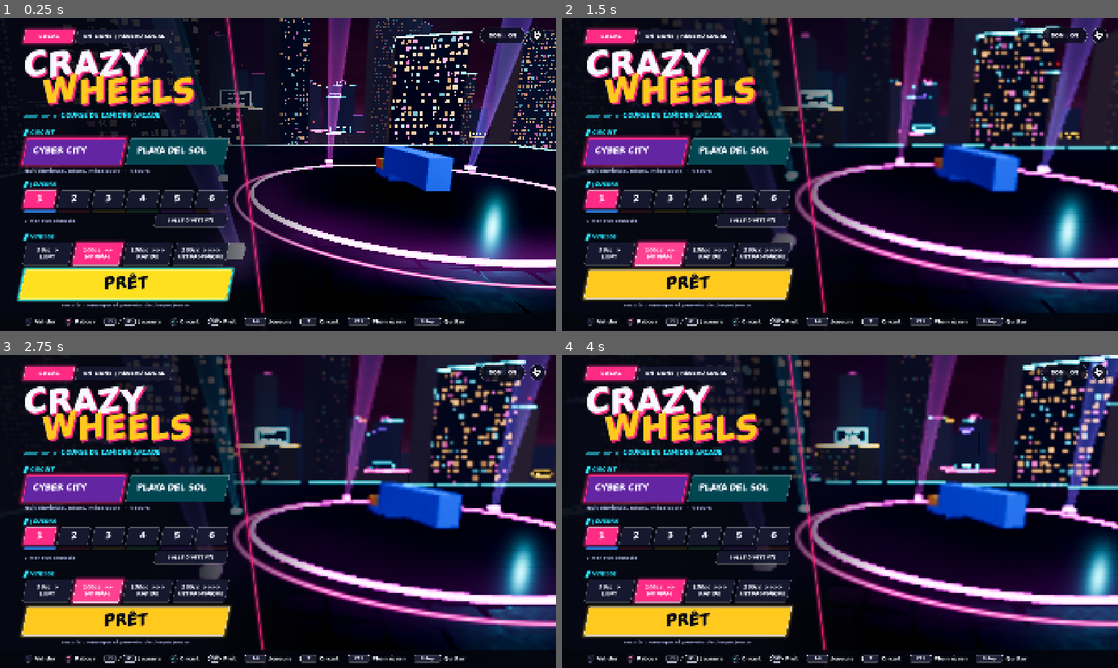
Above: before the commit, frames 1-4 (two rows, left to right).
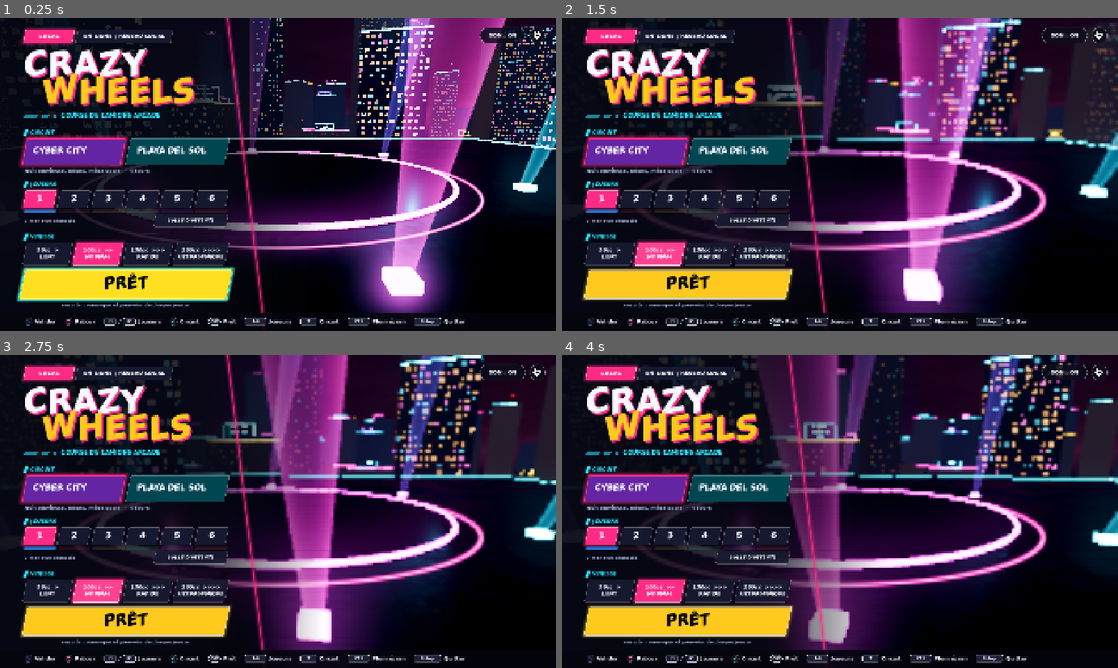
Above: after the commit, the same moments.

Repository: Shoz567/course-camions
Game: Godot game, scene res://ui/main_menu.tscn
Same seed, same stepped clock (60 frames per second), same inputs: the game is played once before the commit and once after it.
Inputs (mouse positions are in pixels of both pictures, inside the frame that each line leads up to):
- Up to frame 1 (0.25 s): no input
- Up to frame 2 (1.5 s): click "1" at 0.5 s; click "100cc >> NORMAL" at 1.25 s
- Up to frame 3 (2.75 s): click "100cc >> NORMAL" at 2 s
- Up to frame 4 (4 s): tap Enter (ui_accept) at 2.75, 3.02, 3.32 s; move the mouse to (962, 495) at 2.77 s; hold D 2.78-3.5 s; tap Space at 2.85 s; click (962, 495) at 2.92 s; drag from (728, 527) to (812, 574) at 3.52 s

The runs differ from the first frame. In frame 1, 37% of the frame differs, in the area x 12-100%, y 0-95%; in frame 2, 39%; in frame 3, 42%, in the area x 13-100%, y 0-95%; in frame 4, 40%.
Error after the commit: Parse Error: Could not resolve class "BodyDamage", because of a parser error. (res://ui/loading_screen.gd:174)

Commit message:
perf: calcule les creux de carrosserie sans figer l'image

Diff:
--- a/game/dev/local_race.gd
+++ b/game/dev/local_race.gd
@@ -241,6 +241,9 @@
 	# modele) : le sas READY ne prepare plus que les remorques changees, sans
 	# figer la course (en ligne, un client fige n'envoie plus ses inputs)
 	_prewarm_bodies()
+	# creux de carrosserie calcules sans figer l'image (pas en headless : les
+	# tests lisent le creux des le retour de dent)
+	BodyDamage.async_dents = DisplayServer.get_name() != "headless"
 	# shaders des explosions, etincelles, fumees compiles avant le depart
 	# (tache 7.6 : la premiere explosion figeait l'image 370 ms a 4 joueurs)
 	_warmup = FxWarmup.start(self, quality)
@@ -519,7 +522,12 @@
 func _prewarm_bodies() -> void:
 	var own := DisplayServer.get_name() != "headless"
 	for p in players:
-		BodyDamage.prewarm(p.truck.get_node_or_null(^"Visual") as Node3D, own)
+		var visual := p.truck.get_node_or_null(^"Visual") as TruckVisual
+		BodyDamage.prewarm(visual, own)
+		if visual != null:
+			# pieces deformables de la tete et de la remorque (recherche d'un creux)
+			BodyDamage.warm_candidates(visual.mark_parent(false))
+			BodyDamage.warm_candidates(visual.mark_parent(true))
 
 
 func all_ready() -> bool:
--- a/game/gameplay/body_damage.gd
+++ b/game/gameplay/body_damage.gd
@@ -78,9 +78,8 @@
 	if root == null or radius <= 0.0 or push.length_squared() < 1e-6:
 		return 0
 	var moved := 0
-	for n in root.find_children("*", "MeshInstance3D", true, false):
-		var mi := n as MeshInstance3D
-		if mi.mesh == null or not mi.is_visible_in_tree() or _skipped(mi, root):
+	for mi: MeshInstance3D in _candidates(root):
+		if mi.mesh == null or not mi.is_visible_in_tree():
 			continue
 		var xf := mi.global_transform
 		var box := (xf * mi.get_aabb()).grow(radius)
@@ -99,6 +98,41 @@
 		moved += _dent_instance(mi, p, inv.basis * push * k, r * (1.0 + FATIGUE_SPREAD * minf(n_prev, 4.0)))
 	return moved
 
+
+## Pieces deformables sous
+oot (ni sautees, ni sans maillage), gardees par
+## carrosserie : chercher parmi la centaine de pieces d'une cabine et
+## comparer leurs noms aux prefixes sautes coutait ~27 ms a chaque creux
+## (2026-10-18, tache 7.6). La liste ne change pas en course (une piece
+## arrachee est cachee, pas retiree) ; une piece liberee en est otee.
+static var _candidate_cache: Dictionary = {}
+
+
+## Prepare la liste des pieces deformables de `root` (chargement).
+static func warm_candidates(root: Node3D) -> void:
+	if root != null:
+		_candidates(root)
+
+
+static func _candidates(root: Node3D) -> Array[MeshInstance3D]:
+	var id := root.get_instance_id()
+	var list: Array[MeshInstance3D] = []
+	if _candidate_cache.has(id):
+		list = _candidate_cache[id]
+		var valid := true
+		for mi in list:
+			if not is_instance_valid(mi):
+				valid = false
+				break
+		if valid:
+			return list
+		list = []
+	for n in root.find_children("*", "MeshInstance3D", true, false):
+		var mi := n as MeshInstance3D
+		if mi.mesh != null and not _skipped(mi, root):
+			list.append(mi)
+	_candidate_cache[id] = list
+	return list
 
 ## Coups deja recus par `mi` a moins de `r` du point local `p` (avant celui-
 ## ci), puis ce coup compte : le plus proche est renforce, sinon un nouveau.
@@ -190,6 +224,7 @@
 static func restore(root: Node3D) -> void:
 	if root == null:
 		return
+	_cancel_flights(root)
 	for n in root.find_children("*", "MeshInstance3D", true, false):
 		var mi := n as MeshInstance3D
 		if mi.has_meta(META_PRISTINE):
@@ -226,6 +261,10 @@
 
 
 static func _dent_instance(mi: MeshInstance3D, p: Vector3, push: Vector3, r: float) -> int:
+	if _flights.has(mi):
+		# un creux de cette piece est en calcul : celui-ci part apres lui
+		(_flights[mi] as DentFlight).pending.append([p, push, r])
+		return 0
 	var surfaces := _own(mi)
 	if surfaces.is_empty():
 		return 0
@@ -304,7 +343,7 @@
 	if total == 0:
 		return 0
 	# lots de taille voisine, cellules voisines ensemble
-	var lots := clampi(total / JOB_VERTICES, 1, maxi(OS.get_processor_count() - 1, 1))
+	var lots := clampi(total / JOB_VERTICES, 1, _max_lots())
 	var lot_surf := PackedInt32Array()
 	var lot_cells: Array[PackedInt32Array] = []
 	var filled := 0
@@ -331,12 +370,34 @@
 	job.squash = squash
 	job.r2 = r2
 	job.far2 = far2
+	if async_dents:
+		var fl := DentFlight.new()
+		fl.mi = mi
+		fl.surfaces = surfaces
+		fl.job = job
+		job.start(job.dent_lot)
+		_flights[mi] = fl
+		_ensure_pump()
+		return total
 	job.run(job.dent_lot)
-	var moved := job.apply(job.verts)
+	var moved := _creux_done(job)
 	if moved == 0:
 		return 0
-	job.split_moved(clampi(moved / JOB_NORMALS, 1, maxi(OS.get_processor_count() - 1, 1)))
 	job.run(job.normal_lot)
+	_normals_done(mi, surfaces, job)
+	return moved
+
+
+## Creux calcule : sommets reportes, normales a recalculer decoupees en lots.
+static func _creux_done(job: DentJob) -> int:
+	var moved := job.apply(job.verts)
+	if moved > 0:
+		job.split_moved(clampi(moved / JOB_NORMALS, 1, _max_lots()))
+	return moved
+
+
+## Normales calculees : la piece prend sa nouvelle forme.
+static func _normals_done(mi: MeshInstance3D, surfaces: Array, job: DentJob) -> void:
 	job.apply(job.nrm)
 	for s in surfaces.size():
 		var arrays: Array = surfaces[s]
@@ -344,7 +405,86 @@
 		if not job.nrm[s].is_empty():
 			arrays[Mesh.ARRAY_NORMAL] = job.nrm[s]
 	_commit(mi, surfaces)
-	return moved
+
+
+# --- creux asynchrones -------------------------------------------------------------
+
+## Vrai en jeu (LocalRace, pas en headless) : un creux ne fige plus l'image.
+## Ses deux passes (forme, normales) tournent sur les coeurs pendant que le
+## jeu continue, et la piece prend sa forme 1 a 3 images plus tard (2026-10-18,
+## tache 7.6 : un choc dur figeait 40 a 90 ms). Meme resultat qu'en
+## synchrone ; deux creux sur la meme piece s'enchainent dans l'ordre. Faux par
+## defaut (tests : le creux est la des le retour de dent).
+static var async_dents: bool = false
+
+
+## Lots d'un creux : tous les coeurs sauf un en synchrone ; la moitie en
+## asynchrone (le jeu dessine pendant ce temps).
+static func _max_lots() -> int:
+	var cores := OS.get_processor_count()
+	return maxi(cores / 2 if async_dents else cores - 1, 1)
+
+
+static var _flights: Dictionary = {}
+static var _pumping: bool = false
+
+
+## Un creux en cours de calcul sur une piece, et ceux qui attendent derriere.
+class DentFlight:
+	var mi: MeshInstance3D
+	var surfaces: Array
+	var job: DentJob
+	var stage: int = 0
+	var pending: Array = []
+
+
+static func _ensure_pump() -> void:
+	if _pumping:
+		return
+	var tree := Engine.get_main_loop() as SceneTree
+	if tree == null:
+		return
+	tree.process_frame.connect(pump)
+	_pumping = true
+
+
+## Fait avancer les creux en vol (a chaque image) : forme calculee -> normales
+## lancees ; normales calculees -> piece posee, creux suivant de la piece.
+static func pump() -> void:
+	for mi: Variant in _flights.keys():
+		var fl := _flights[mi] as DentFlight
+		if not is_instance_valid(fl.mi):
+			fl.job.finish()
+			_flights.erase(mi)
+			continue
+		if not fl.job.done():
+			continue
+		fl.job.finish()
+		if fl.stage == 0:
+			if _creux_done(fl.job) > 0:
+				fl.stage = 1
+				fl.job.start(fl.job.normal_lot)
+				continue
+		else:
+			_normals_done(fl.mi, fl.surfaces, fl.job)
+		_flights.erase(mi)
+		for d: Array in fl.pending:
+			_dent_instance(fl.mi, d[0], d[1], d[2])
+
+
+## Creux encore en calcul (tests).
+static func dents_in_flight() -> int:
+	return _flights.size()
+
+
+## Abandonne les creux en vol sous
+oot (remise a neuf).
+static func _cancel_flights(root: Node) -> void:
+	for mi: Variant in _flights.keys():
+		var fl := _flights[mi] as DentFlight
+		if not is_instance_valid(fl.mi) or root.is_ancestor_of(fl.mi):
+			fl.job.finish()
+			_flights.erase(mi)
 
 
 ## Copie propre de l'instance (subdivisee), tableaux de surfaces en cache.
@@ -447,6 +587,23 @@
 			return
 		var group := WorkerThreadPool.add_group_task(task, out_ids.size(), -1, true, "BodyDamage")
 		WorkerThreadPool.wait_for_group_task_completion(group)
+
+	## Comme run, sans attendre (async_dents) : done() dit si c'est fini,
+	## finish() recupere la tache.
+	var _group: int = -1
+
+	func start(task: Callable) -> void:
+		# toujours sur le pool, meme un seul lot, et sans priorite : le thread
+		# principal et le rendu continuent pendant le calcul
+		_group = WorkerThreadPool.add_group_task(task, out_ids.size(), -1, false, "BodyDamage")
+
+	func done() -> bool:
+		return _group < 0 or WorkerThreadPool.is_group_task_completed(_group)
+
+	func finish() -> void:
+		if _group >= 0:
+			WorkerThreadPool.wait_for_group_task_completion(_group)
+			_group = -1
 
 	func resize_out(count: int) -> void:
 		out_surf.resize(count)
--- /dev/null
+++ b/game/tests/scenes/async_dent_test.gd
@@ -0,0 +1,98 @@
+extends PhysicsTest
+
+## Creux asynchrones (BodyDamage.async_dents, tache 7.6 : un choc dur figeait
+## l'image 40 a 90 ms) :
+##   A. le creux part sans attendre : au retour de dent, la carrosserie n'a
+##      pas encore change, un creux est en vol ;
+##   B. quelques images plus tard, la carrosserie est EXACTEMENT celle d'un
+##      creux synchrone au meme endroit (jumeau) ;
+##   C. deux creux sur la meme piece coup sur coup : enchaines, meme resultat
+##      que les deux en synchrone ;
+##   D. remise a neuf pendant le calcul : le creux est abandonne, la
+##      carrosserie reste neuve.
+
+var _sync: Truck
+var _async: Truck
+var _seen: Dictionary = {}
+const AT := Vector3(1.3, 2.5, -2.0)
+const AT2 := Vector3(1.3, 2.2, -1.2)
+
+
+func _test_setup() -> void:
+	duration_ticks = 120
+	add_floor(2000.0)
+	_sync = TruckTestUtil.spawn_truck(self, Vector3(0.0, 0.0, 0.0))
+	_async = TruckTestUtil.spawn_truck(self, Vector3(200.0, 0.0, 0.0))
+
+
+func _root(t: Truck) -> Node3D:
+	return (t.get_node(^"Visual") as TruckVisual).mark_parent(false)
+
+
+func _dent(t: Truck, at: Vector3) -> void:
+	BodyDamage.dent(_root(t), t.global_transform * at, t.global_basis * Vector3(-0.4, 0.0, 0.0), 1.6)
+
+
+## Empreinte de la carrosserie : somme ponderee des sommets (repere des pieces).
+func _sig(t: Truck) -> float:
+	var s := 0.0
+	for n in _root(t).find_children("*", "MeshInstance3D", true, false):
+		var mi := n as MeshInstance3D
+		if mi.mesh == null:
+			continue
+		for k in mi.mesh.get_surface_count():
+			for v: Vector3 in mi.mesh.surface_get_arrays(k)[Mesh.ARRAY_VERTEX]:
+				s += v.x + 2.0 * v.y + 3.0 * v.z
+	return s
+
+
+func _test_tick(t: int) -> void:
+	match t:
+		5:
+			_seen["pristine"] = _sig(_async)
+			BodyDamage.async_dents = false
+			_dent(_sync, AT)
+			_seen["sync_one"] = _sig(_sync)
+			BodyDamage.async_dents = true
+			_dent(_async, AT)
+			_seen["right_after"] = _sig(_async)
+			_seen["in_flight"] = BodyDamage.dents_in_flight()
+		25:
+			_seen["async_one"] = _sig(_async)
+			_seen["flight_after"] = BodyDamage.dents_in_flight()
+			# C : deux coups de suite
+			BodyDamage.async_dents = false
+			_dent(_sync, AT2)
+			_dent(_sync, AT2)
+			_seen["sync_two"] = _sig(_sync)
+			BodyDamage.async_dents = true
+			_dent(_async, AT2)
+			_dent(_async, AT2)
+		60:
+			_seen["async_two"] = _sig(_async)
+			# D : remise a neuf pendant le calcul
+			BodyDamage.restore(_root(_async))
+			_seen["restored"] = _sig(_async)
+			_dent(_async, AT)
+			BodyDamage.restore(_root(_async))
+		90:
+			_seen["after_cancel"] = _sig(_async)
+			_seen["flight_end"] = BodyDamage.dents_in_flight()
+
+
+func _test_finish() -> void:
+	BodyDamage.async_dents = false
+	var pristine := float(_seen.get("pristine", 0.0))
+	check("le creux part sans attendre : rien de change au retour, un creux en vol",
+		is_equal_approx(float(_seen.get("right_after", 1.0)), pristine) and int(_seen.get("in_flight", 0)) >= 1,
+		"%d en vol" % int(_seen.get("in_flight", 0)))
+	check("quelques images plus tard : meme carrosserie qu'en synchrone",
+		absf(float(_seen.get("async_one", 0.0)) - float(_seen.get("sync_one", 1.0))) < 1e-3
+		and not is_equal_approx(float(_seen.get("sync_one", 0.0)), pristine) and int(_seen.get("flight_after", 1)) == 0,
+		"%.4f / %.4f" % [float(_seen.get("async_one", 0.0)), float(_seen.get("sync_one", 0.0))])
+	check("deux creux coup sur coup : enchaines, meme resultat",
+		absf(float(_seen.get("async_two", 0.0)) - float(_seen.get("sync_two", 1.0))) < 1e-3,
+		"%.4f / %.4f" % [float(_seen.get("async_two", 0.0)), float(_seen.get("sync_two", 0.0))])
+	check("remise a neuf pendant le calcul : creux abandonne, carrosserie neuve",
+		is_equal_approx(float(_seen.get("restored", 0.0)), pristine)
+		and is_equal_approx(float(_seen.get("after_cancel", 0.0)), pristine) and int(_seen.get("flight_end", 1)) == 0)
--- /dev/null
+++ b/game/tests/scenes/async_dent_test.tscn
@@ -0,0 +1,6 @@
+[gd_scene load_steps=2 format=3]
+
+[ext_resource type="Script" path="res://tests/scenes/async_dent_test.gd" id="1"]
+
+[node name="async_dent_test" type="Node3D"]
+script = ExtResource("1")
Not shown, added: game/tests/scenes/async_dent_test.gd.uid
Not shown, changed: PLAN.md
